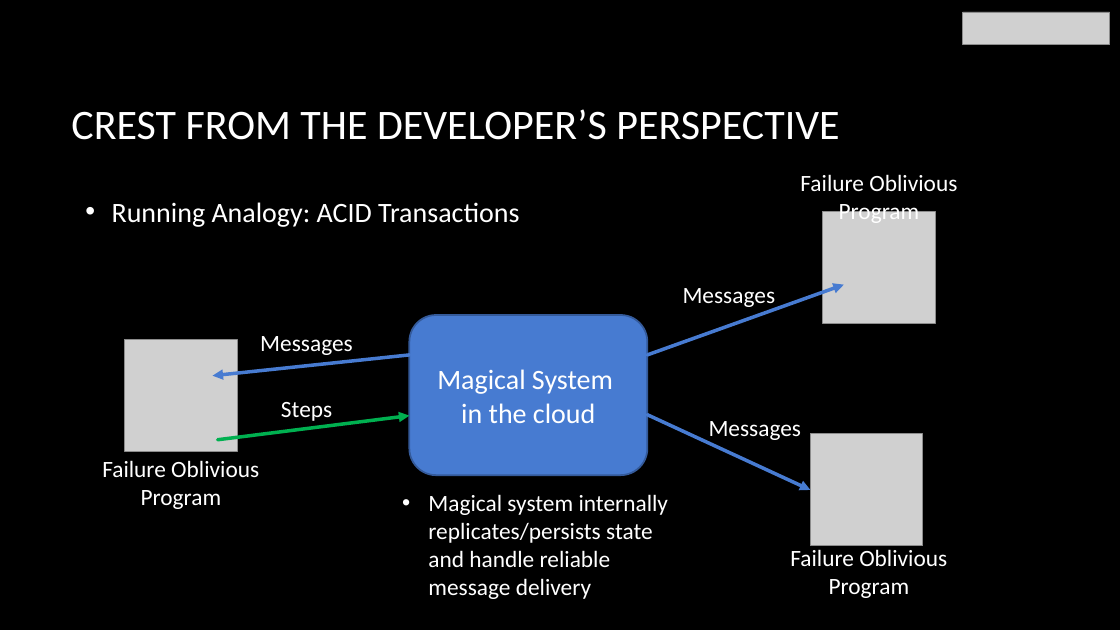
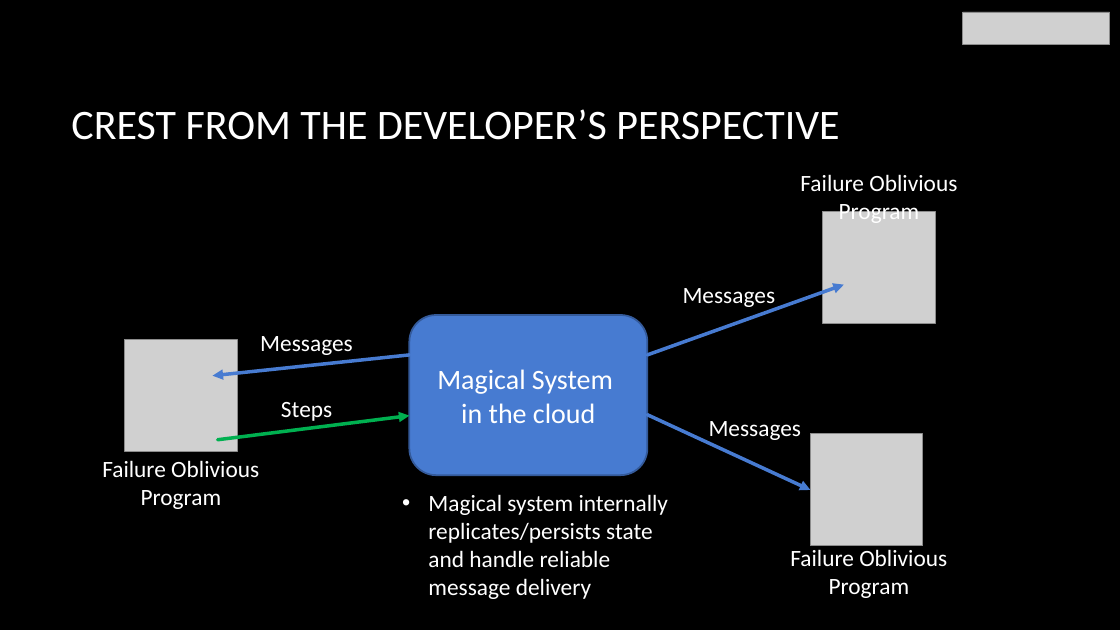
Before and after one commit to tli2/tli2.github.io, a slide deck: slide 20 of assets/DARQ-long-talk.pptx. Drawn at 1120x630 pixels with LibreOffice and Linux fonts; fonts in the diff are those of the drawing; grey boxes stand for pictures; background and template pictures are left out. Boxes give left, top, right and bottom in pixels: in the first picture for what was removed or moved away, otherwise in the second. Text is boxed around its words. In the diff, an @@ line names an element or a change of style, - is before the commit and + after.

```diff
--- a/assets/DARQ-long-talk.pptx
+++ b/assets/DARQ-long-talk.pptx
@@ text removed at (112,202,519,227) @@
-• Running Analogy: ACID Transactions
```
Also in this commit, not shown: 3 other slides changed.
